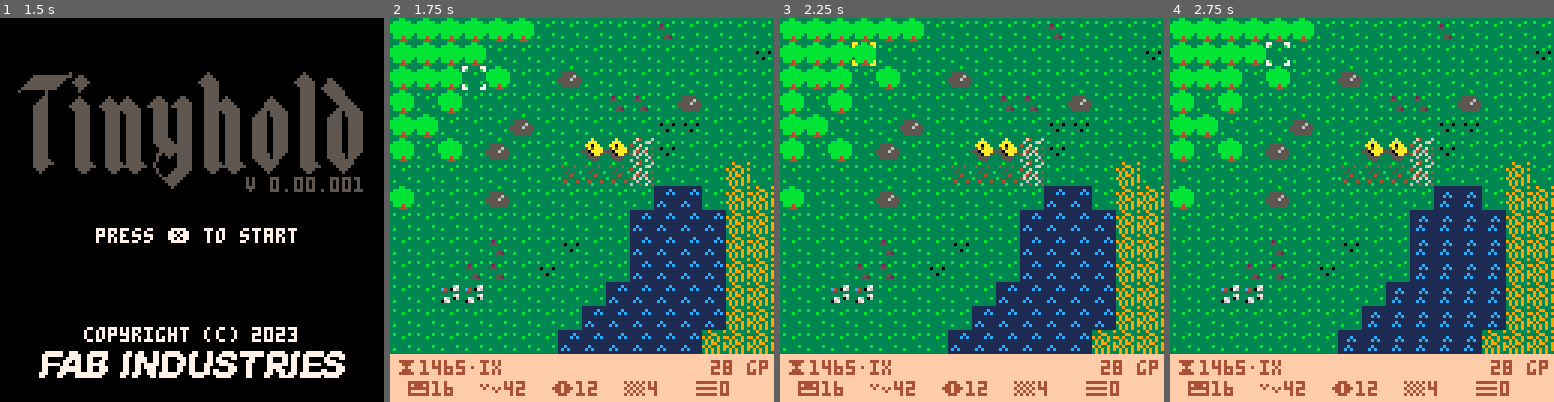
Above: before the commit, frames 1-4 (left to right).
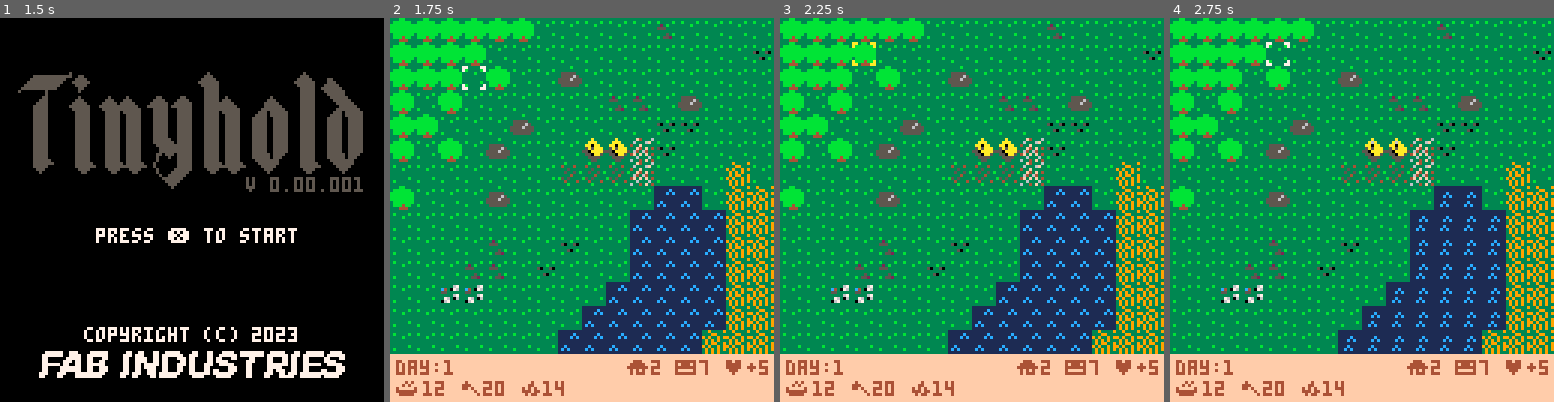
Above: after the commit, the same moments.

Repository: fab-industries/tinyhold
Game: PICO-8 cartridge tinyhold.p8
Same seed, same stepped clock (60 frames per second), same inputs: the game is played once before the commit and once after it.
Inputs:
- Up to frame 1 (1.5 s): tap X (X key) at 0.33, 1.07 s
- Up to frame 2 (1.75 s): hold Right from 1.6 s (still down)
- Up to frame 3 (2.25 s): tap X (X key) at 1.85 s; release Right at 2.1 s; hold Up from 2.15 s (still down)
- Up to frame 4 (2.75 s): release Up at 2.42 s; hold Right from 2.47 s (still down)

Frame 1 is identical in both runs. In frame 2, 2.5% of the frame differs, in the area x 1-99%, y 89-99%; in frame 3, 2.5%; in frame 4, 2.5%.

Commit message:
Interface changes

Diff:
--- a/tinyhold.p8
+++ b/tinyhold.p8
@@ -1,5 +1,5 @@
 pico-8 cartridge // http://www.pico-8.com
-version 41
+version 43
 __lua__
 -- tinyhold 0.00.001
 -- by fab industries
@@ -236,32 +236,35 @@
 
  gp="28"
 
- print("⧗1465•ix",2,114,4)
- print(gp.." gp",(115-(#gp)*4),114,4)
- print(" 😐16  ˇ42  ☉12  ▒4   ▤0  ",2,121,4)
+ print("day:1",2,114,4)
+ print("⌂2 😐7 ♥+5",79,114,4)
+ print("12   20   14",11,121,4)
+ spr(10,2,121,1,1)
+ spr(26,23,121,1,1)
+ spr(42,43,121,1,1)
 end
 __gfx__
-0000000033333333333bb3333333b3331111111133333333333333333393333933333333333a3333000000000000000000000000000000000000000000000000
-000000003b3333b33bbbbbb33333333311111c113b3333b33b3333b3333993333333367333aaa333000000000000000000000000000000000000000000000000
-007007003333b333bbbbbbbb355555331111c1c13323b3333333b333939339393c4307633aa0aa33000000000000000000000000000000000000000000000000
-0007700033333333bbbbbbbb35555653111111113555333335033503393939333553333335a5aaa3000000000000000000000000000000000000000000000000
-0007700033333333bbbbbbbb555565551111111133333333333333333939933933333673550aaaa5000000000000000000000000000000000000000000000000
+0000000033333333333bb3333333b3331111111133333333333333333393333933333333333a3333000404000000000000000000000000000000000000000000
+000000003b3333b33bbbbbb33333333311111c113b3333b33b3333b3333993333333367333aaa333004040000000000000000000000000000000000000000000
+007007003333b333bbbbbbbb355555331111c1c13323b3333333b333939339393c4307633aa0aa33400000400000000000000000000000000000000000000000
+0007700033333333bbbbbbbb35555653111111113555333335033503393939333553333335a5aaa3444444400000000000000000000000000000000000000000
+0007700033333333bbbbbbbb555565551111111133333333333333333939933933333673550aaaa5044444000000000000000000000000000000000000000000
 00700700333333b33bbbbbbb5555555511c11111333353b3333503b393933939337630633550aa53000000000000000000000000000000000000000000000000
 000000003b3333333bbb4bb3355555531c1c11113b3552333b333333393939393067333333555533000000000000000000000000000000000000000000000000
 00000000333333333334443333333333111111113333333333333333393939333333333333355333000000000000000000000000000000000000000000000000
-7700007733b3333300000000000000001111111100000000000000003933339333333333333a3333000000000000000000000000000000000000000000000000
-70000007343334330000000000000000111111110000000000000000339933333333367333a6a333000000000000000000000000000000000000000000000000
-000000003335333300000000000000001111c1110000000000000000399333993c4307633aa0aa33000000000000000000000000000000000000000000000000
-000000003353353b0000000000000000111c1c110000000000000000393939333553333335a5aaa3000000000000000000000000000000000000000000000000
-000000003333433300000000000000001111111100000000000000009939393933333673550aaaa5000000000000000000000000000000000000000000000000
+7700007733b3333300000000000000001111111100000000000000003933339333333333333a3333004000000000000000000000000000000000000000000000
+70000007343334330000000000000000111111110000000000000000339933333333367333a6a333044400000000000000000000000000000000000000000000
+000000003335333300000000000000001111c1110000000000000000399333993c4307633aa0aa33044040000000000000000000000000000000000000000000
+000000003353353b0000000000000000111c1c110000000000000000393939333553333335a5aaa3000004000000000000000000000000000000000000000000
+000000003333433300000000000000001111111100000000000000009939393933333673550aaaa5000000400000000000000000000000000000000000000000
 00000000b53533330000000000000000111c1111000000000000000039393933337637033550aa53000000000000000000000000000000000000000000000000
 7000000733433343000000000000000011c1c1110000000000000000393339393067333333555533000000000000000000000000000000000000000000000000
 77000077333b33330000000000000000111111110000000000000000393939393333333333355333000000000000000000000000000000000000000000000000
-aa0000aa33f4333600000000000000001111111100000000000000000000000000000000336a3333000000000000000000000000000000000000000000000000
-a000000a363336f3000000000000000011c111110000000000000000000000000000000033a7a333000000000000000000000000000000000000000000000000
-00000000433f333300000000000000001c1c1111000000000000000000000000000000003aa0aa33000000000000000000000000000000000000000000000000
-0000000033f43f340000000000000000111111110000000000000000000000000000000035a5aaa3000000000000000000000000000000000000000000000000
-0000000036436433000000000000000011111c1100000000000000000000000000000000550aaaa5000000000000000000000000000000000000000000000000
+aa0000aa33f4333600000000000000001111111100000000000000000000000000000000336a3333000040000000000000000000000000000000000000000000
+a000000a363336f3000000000000000011c111110000000000000000000000000000000033a7a333000440000000000000000000000000000000000000000000
+00000000433f333300000000000000001c1c1111000000000000000000000000000000003aa0aa33040404000000000000000000000000000000000000000000
+0000000033f43f340000000000000000111111110000000000000000000000000000000035a5aaa3044404400000000000000000000000000000000000000000
+0000000036436433000000000000000011111c1100000000000000000000000000000000550aaaa5004044000000000000000000000000000000000000000000
 000000004f3f3f3400000000000000001111c1c1000000000000000000000000000000003550aa53000000000000000000000000000000000000000000000000
 a000000a336333630000000000000000111111110000000000000000000000000000000033555533000000000000000000000000000000000000000000000000
 aa0000aa63343f340000000000000000111111110000000000000000000000000000000033355333000000000000000000000000000000000000000000000000
